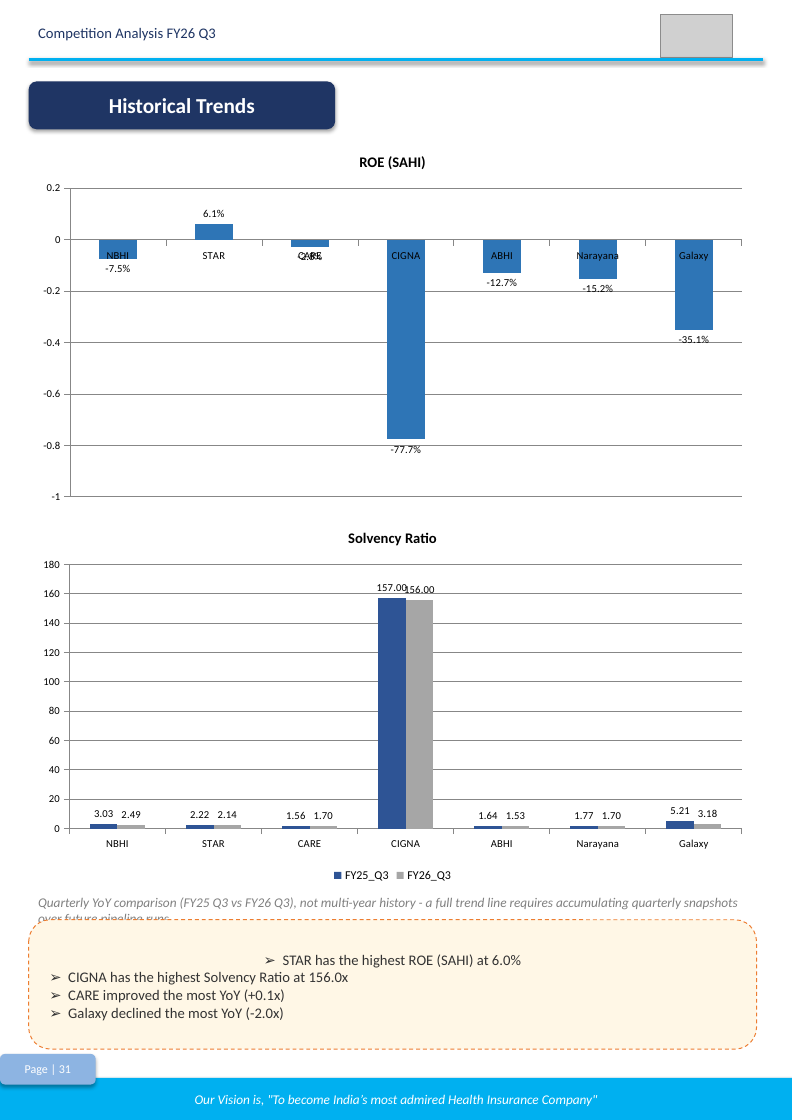
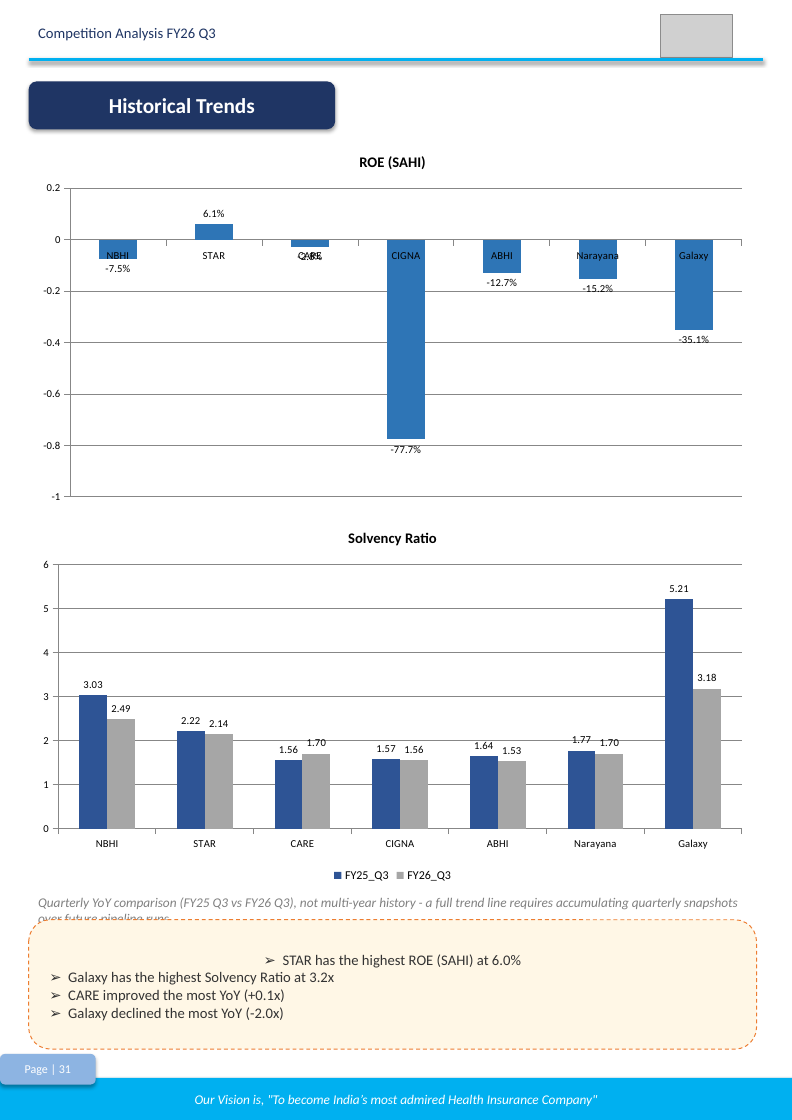
Before and after one commit to premsagariit/Competitor_Summary, a slide deck: slide 31 of Backend/output/Competition_Summary_FY26_Q3.pptx. Drawn at 792x1120 pixels with LibreOffice and Linux fonts; fonts in the diff are those of the drawing; grey boxes stand for pictures. Boxes give left, top, right and bottom in pixels: in the first picture for what was removed or moved away, otherwise in the second. Text is boxed around its words. In the diff, an @@ line names an element or a change of style, - is before the commit and + after.

```diff
--- a/Backend/output/Competition_Summary_FY26_Q3.pptx
+++ b/Backend/output/Competition_Summary_FY26_Q3.pptx
@@ column chart at (x1=29, y1=551, x2=757, y2=886) @@
@@ FY25_Q3, CIGNA: 157 to 1.57 @@
@@ FY26_Q3, CIGNA: 156 to 1.56 @@
@@ text in rounded rectangle at (x1=68, y1=972, x2=334, y2=985): text changed @@
-➢ CIGNA has the highest Solvency Ratio at 156.0x
+➢ Galaxy has the highest Solvency Ratio at 3.2x
```
Also in this commit, not shown: 8 other slides changed, 7 other files.
